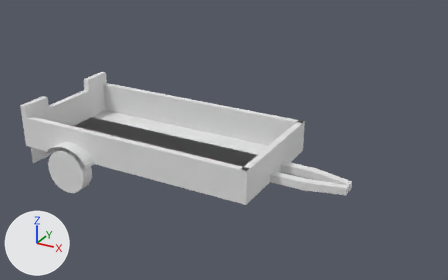
What one commit did to the Blender file телега.blend.
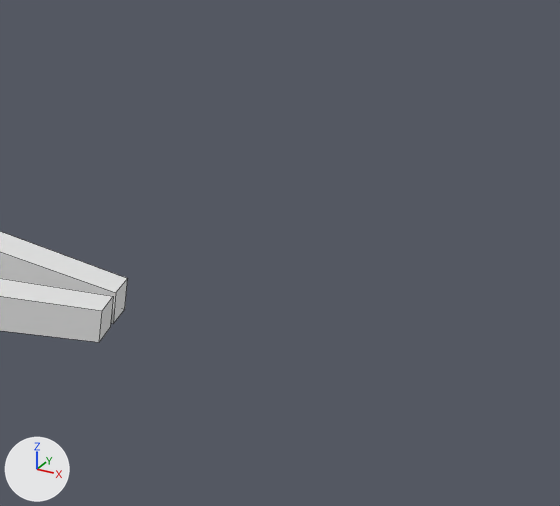
Each version is shown whole from a 50 mm camera at (6.24, -7.51, 4.63) aimed at (2.05, 0.1, 0.82), then close up on the part from 72% to 99% of the width and 43% to 82% of the height. Every picture has the same lights, and +X, +Y and +Z are marked at lower left. The close-ups show mesh edges as thin lines.

The scene before the commit, as lines of its bpy script (objects in view):
```python
me_плоскость_001 = bpy.data.meshes.new('Плоскость.001')
me_плоскость_001.from_pydata(...)  # 288 vertices, 158 faces, 7 loose edges; spans x -1.0..4.09, y -1.0..1.2, z -0.5..0.7
ob_плоскость = bpy.data.objects.new('Плоскость', me_плоскость_001)
ob_плоскость.location = (0.0, 0.0, 0.5)
_m = ob_плоскость.modifiers.new('Симметрия', 'MIRROR')
_m.use_axis = (False, True, False)
```
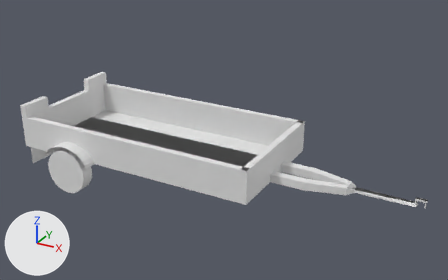
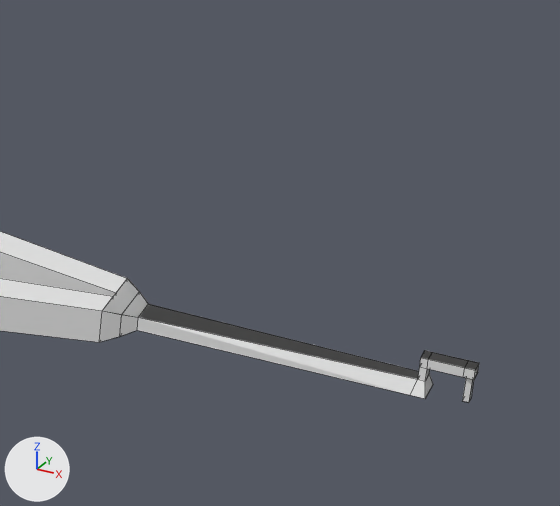
Edits to the scene script, one JSON object a line:
```json
{"block": "me_плоскость_001", "where": "# used by ob_плоскость; location = (0.0, 0.0, 0.5)"}
{"op": "remove", "block": "me_плоскость_001", "code": "me_плоскость_001.from_pydata(...)  # 288 vertices, 158 faces, 7 loose edges; spans x -1.0..4.09, y -1.0..1.2, z -0.5..0.7"}
{"op": "add", "block": "me_плоскость_001", "code": "me_плоскость_001.from_pydata(...)  # 338 vertices, 207 faces, 7 loose edges; spans x -1.0..5.14, y -1.0..1.2, z -0.5..0.7"}
{"block": "me_плоскость_001", "change": "me_плоскость_001 part 1"}
{"block": "me_плоскость_001", "change": "38 vertices are added at x 4.09..5.14, y -0.12..0.08, z 0.01..0.15"}
{"block": "me_плоскость_001", "change": "12 new vertices lie (0.0, 0.04, 0.0) away from vertices in x 4.99..5.14, y -0.02, z 0.08..0.15"}
{"block": "me_плоскость_001", "change": "49 new faces join them"}
```

Where the change shows, as pixel boxes (x1, y1, x2, y2) in the close-ups (560 x 506 px):
```json
{"object": "Плоскость", "change": "reshaped", "before": [0, 231, 128, 342], "after": [0, 231, 479, 402]}
{"part": 1, "of": "me_плоскость_001", "change": "added", "after": [99, 278, 479, 402]}
```
